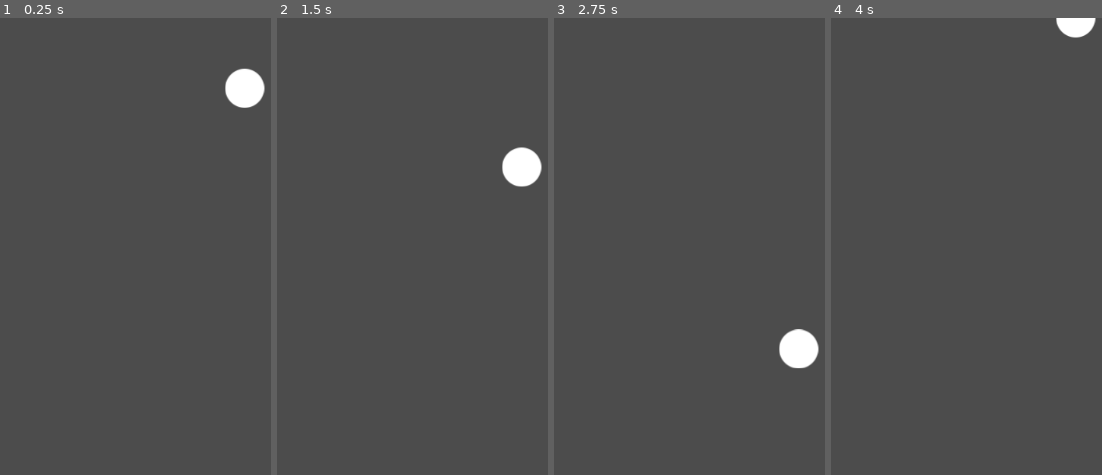
Above: before the commit, frames 1-4 (left to right).
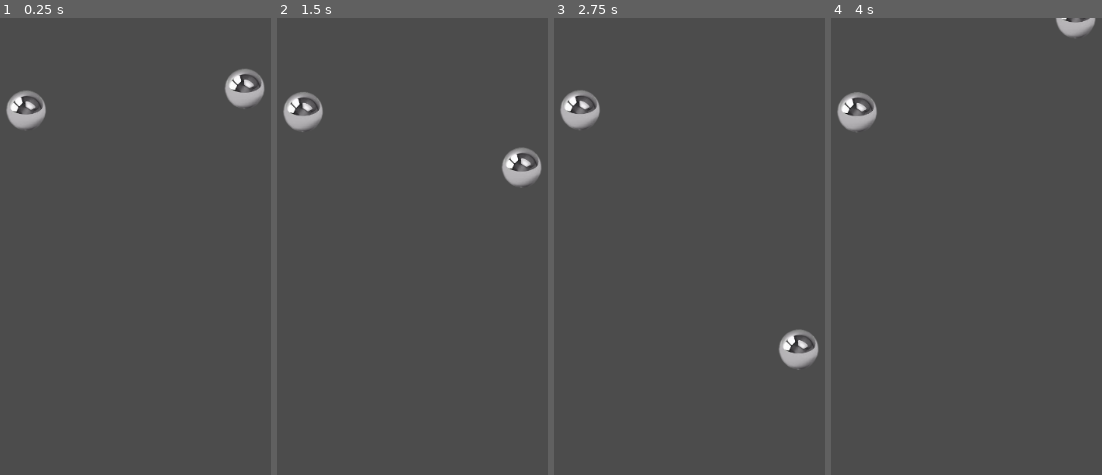
Above: after the commit, the same moments.

Repository: justinlok/219Jammer
Game: Godot game, scene res://Main.tscn
The game is run twice, just before and just after one commit, with the same random seed, the same clock (stepped at 60 frames per second) and the same inputs.
Inputs:
- Up to frame 1 (0.25 s): no input
- Up to frame 2 (1.5 s): no input
- Up to frame 3 (2.75 s): no input
- Up to frame 4 (4 s): no input

The runs differ from the first frame. In frame 1, 1.8% of the frame differs, in the area x 2-98%, y 10-25%; in frame 2, 1.8%; in frame 3, 1.8%, in the area x 2-98%, y 15-78%; in frame 4, 1.3%.

Commit message:
steel ball bearing sprite import

Diff:
--- a/Ball.tscn
+++ b/Ball.tscn
@@ -1,21 +1,23 @@
 [gd_scene load_steps=5 format=2]
 
-[ext_resource path="res://Sprites/circle.png" type="Texture" id=1]
+[ext_resource path="res://Sprites/steel ball bearing.png" type="Texture" id=1]
 [ext_resource path="res://Ball.gd" type="Script" id=2]
 
-[sub_resource type="PhysicsMaterial" id=2]
+[sub_resource type="PhysicsMaterial" id=1]
 friction = 0.2
 bounce = 1.0
 
-[sub_resource type="CircleShape2D" id=1]
+[sub_resource type="CircleShape2D" id=2]
 radius = 24.7757
 
 [node name="Ball" type="RigidBody2D"]
-physics_material_override = SubResource( 2 )
+physics_material_override = SubResource( 1 )
 script = ExtResource( 2 )
 
 [node name="CollisionShape2D" type="CollisionShape2D" parent="."]
-shape = SubResource( 1 )
+shape = SubResource( 2 )
 
-[node name="circle" type="Sprite" parent="."]
+[node name="steel ball bearing" type="Sprite" parent="."]
+position = Vector2( -1.25, -3.75 )
+scale = Vector2( 0.55, 0.55 )
 texture = ExtResource( 1 )
--- a/Main.tscn
+++ b/Main.tscn
@@ -12,3 +12,6 @@
 
 [node name="Wall" parent="." instance=ExtResource( 2 )]
 position = Vector2( 474.775, 159.454 )
+
+[node name="Ball2" parent="." instance=ExtResource( 1 )]
+position = Vector2( 469.906, 115.206 )
Binary file added: Sprites/steel ball bearing.png
Not shown, added: Sprites/steel ball bearing.png.import
